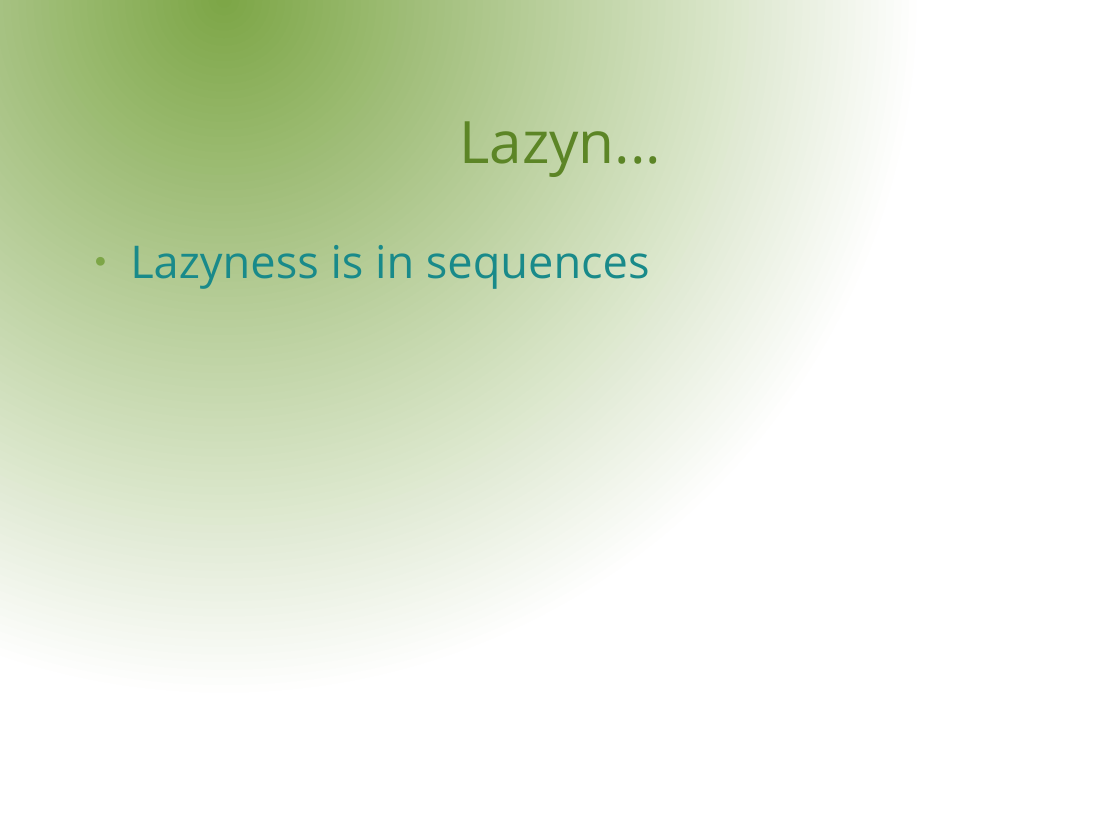
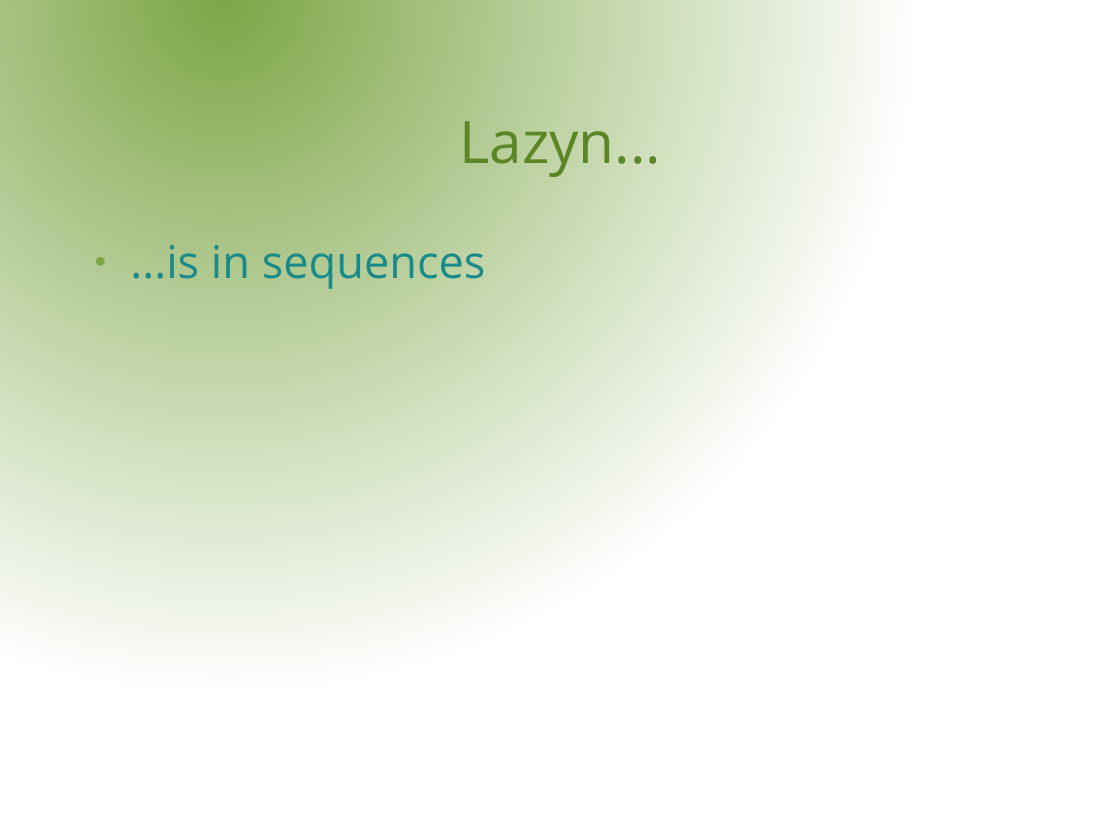
Before and after one commit to rssole/voxxed, a slide deck: slide 8 of resources/presentation/VoxxedDays.odp. Drawn at 1120x840 pixels with LibreOffice and Linux fonts; fonts in the diff are those of the drawing; background and template pictures are left out. Boxes give left, top, right and bottom in pixels: in the first picture for what was removed or moved away, otherwise in the second. Text is boxed around its words. In the diff, an @@ line names an element or a change of style, - is before the commit and + after.

Commit message:
Presentation updated

```diff
--- a/resources/presentation/VoxxedDays.odp
+++ b/resources/presentation/VoxxedDays.odp
@@ text at <box>130,245,486,289</box>: text changed @@
-● Lazyness is in sequences
+● ...is in sequences
```
Also in this commit, not shown: 1 other slide changed.
